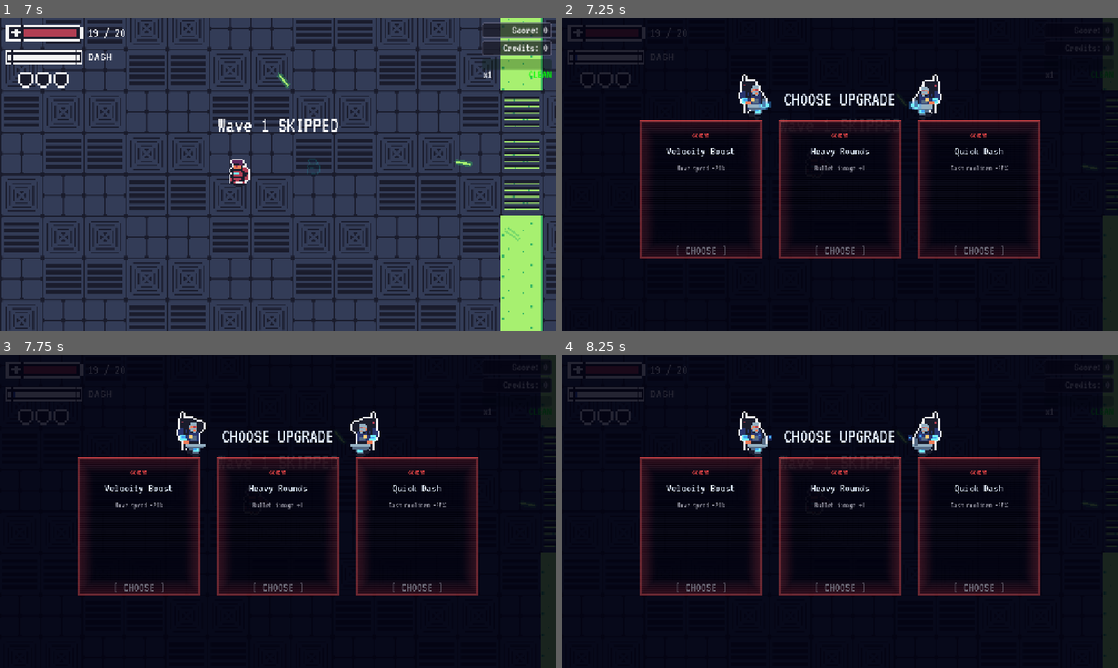
Above: before the commit, frames 1-4 (two rows, left to right).
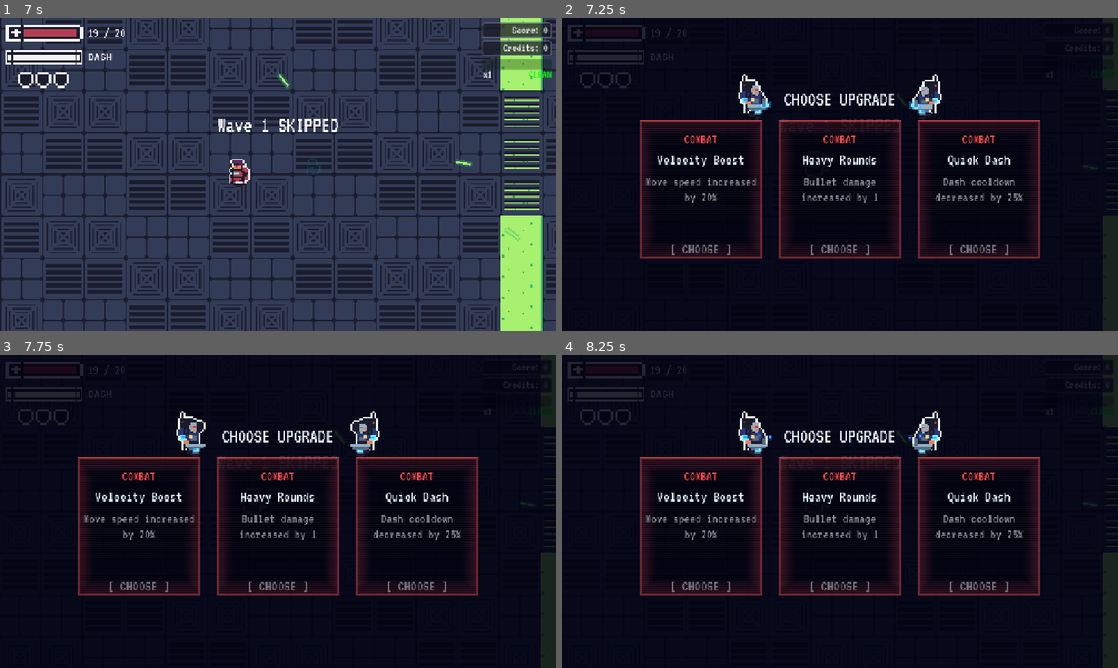
Above: after the commit, the same moments.

Repository: Gubari/ScreenRot
Game: Godot game, scene res://scenes/game.tscn
Two runs of this game, one before a commit and one after it. Both use one fixed random seed, a clock stepped at 60 frames per second and the inputs below. This scene is started directly instead of the project's main scene.
Inputs (mouse positions are in pixels of both pictures, inside the frame that each line leads up to):
- Up to frame 1 (7 s): click ">" at 0.5 s; click "<" at 1.25 s; click "X" at 2 s; tap Enter (ui_accept) at 2.75, 3.02, 3.77, 5.27, 6.02, 6.77 s; move the mouse to (400, 158) at 2.77 s; hold D (move_right) 2.78-3.53 s; tap Shift (dash) at 2.85, 3.8, 4.35, 5.3, 6.8 s; click (400, 158) at 2.92 s; tap Space (defrag) at 3.05, 3.6, 4.55, 5.1, 6.05 s; move the mouse to (166, 190) at 3.52 s; hold S (move_down) 3.53-4.28 s; move the mouse to (333, 105) at 4.27 s; hold D (move_right) 4.28-5.03 s; move the mouse to (250, 237) at 5.02 s; hold W (move_up) 5.03-5.78 s; click (250, 237) at 5.17 s; move the mouse to (444, 221) at 5.77 s; press the mouse at (444, 221) at 5.78 s; hold A (move_left) from 5.78 s (still down); move the mouse to (111, 127) at 6.52 s; release the mouse at (111, 127) at 6.53 s; tap U at 6.6 s
- Up to frame 2 (7.25 s): keep holding A (move_left)
- Up to frame 3 (7.75 s): move the mouse to (305, 511) at 7.27 s; release A (move_left) at 7.28 s; hold S (move_down) from 7.28 s (still down); tap Shift (dash) at 7.35 s; click (305, 511) at 7.42 s; tap Space (defrag) at 7.55 s
- Up to frame 4 (8.25 s): move the mouse to (756, 433) at 8.02 s; release S (move_down) at 8.03 s; hold D (move_right) from 8.03 s (still down); tap Space (defrag) at 8.1 s

Frame 1 is identical in both runs. In frame 2, 2.8% of the frame differs, in the area x 15-83%, y 36-76%; in frame 3, 2.8%; in frame 4, 2.8%.

Commit message:
Igrac2, Defrag Drop Chance fix, Upgrade system adjusted

Diff:
--- a/resources/waves/wave_1.tres
+++ b/resources/waves/wave_1.tres
@@ -36,5 +36,5 @@
 script = ExtResource("1_wave")
 wave_name = ""
 spawn_groups = Array[ExtResource("2_group")]([SubResource("sg1"), SubResource("sg11"), SubResource("Resource_jvv86"), SubResource("Resource_oslit"), SubResource("Resource_dcgi8")])
-defrag_drop_rate = 1.5
+defrag_drop_rate = 0.1
 post_wave_heal_amount = 6
--- a/resources/waves/wave_2.tres
+++ b/resources/waves/wave_2.tres
@@ -50,5 +50,5 @@
 script = ExtResource("1_wave")
 wave_name = ""
 spawn_groups = Array[ExtResource("2_group")]([SubResource("sg1"), SubResource("Resource_hhrcn"), SubResource("Resource_m5487"), SubResource("Resource_6wjg4"), SubResource("Resource_8rwxo"), SubResource("Resource_wu8k0"), SubResource("Resource_txfia")])
-defrag_drop_rate = 1.5
+defrag_drop_rate = 0.15
 post_wave_heal_amount = 6
--- a/resources/waves/wave_3.tres
+++ b/resources/waves/wave_3.tres
@@ -48,5 +48,5 @@
 script = ExtResource("1_wave")
 wave_name = "Wave 3"
 spawn_groups = Array[ExtResource("2_group")]([SubResource("sg1"), SubResource("sg2"), SubResource("sg3"), SubResource("Resource_pn4d1"), SubResource("Resource_ecy8v"), SubResource("Resource_rnfa1"), SubResource("Resource_mt0n0")])
-defrag_drop_rate = 1.5
+defrag_drop_rate = 0.15
 post_wave_heal_amount = 6
--- a/scenes/menus/upgrade_select.tscn
+++ b/scenes/menus/upgrade_select.tscn
@@ -186,7 +186,7 @@
 
 [node name="Category" type="Label" parent="ContentBox/CardContainer/Card1/VBox" unique_id=1526807148]
 layout_mode = 2
-theme_override_font_sizes/font_size = 16
+theme_override_font_sizes/font_size = 32
 horizontal_alignment = 1
 
 [node name="Spacer1b" type="Control" parent="ContentBox/CardContainer/Card1/VBox" unique_id=661308171]
@@ -196,7 +196,7 @@
 [node name="Name" type="Label" parent="ContentBox/CardContainer/Card1/VBox" unique_id=2089728955]
 layout_mode = 2
 theme_override_colors/font_color = Color(0.9, 0.95, 1, 1)
-theme_override_font_sizes/font_size = 28
+theme_override_font_sizes/font_size = 36
 horizontal_alignment = 1
 
 [node name="Spacer2" type="Control" parent="ContentBox/CardContainer/Card1/VBox" unique_id=1015358029]
@@ -207,7 +207,7 @@
 custom_minimum_size = Vector2(260, 60)
 layout_mode = 2
 theme_override_colors/font_color = Color(0.55, 0.55, 0.6, 1)
-theme_override_font_sizes/font_size = 18
+theme_override_font_sizes/font_size = 32
 horizontal_alignment = 1
 autowrap_mode = 2
 
@@ -218,7 +218,7 @@
 [node name="ChooseLabel" type="Label" parent="ContentBox/CardContainer/Card1/VBox" unique_id=2079700391]
 layout_mode = 2
 size_flags_horizontal = 4
-theme_override_font_sizes/font_size = 30
+theme_override_font_sizes/font_size = 36
 text = "[ CHOOSE ]"
 horizontal_alignment = 1
 
@@ -259,7 +259,7 @@
 
 [node name="Category" type="Label" parent="ContentBox/CardContainer/Card2/VBox" unique_id=1290184558]
 layout_mode = 2
-theme_override_font_sizes/font_size = 16
+theme_override_font_sizes/font_size = 32
 horizontal_alignment = 1
 
 [node name="Spacer1b" type="Control" parent="ContentBox/CardContainer/Card2/VBox" unique_id=366095703]
@@ -269,7 +269,7 @@
 [node name="Name" type="Label" parent="ContentBox/CardContainer/Card2/VBox" unique_id=362500157]
 layout_mode = 2
 theme_override_colors/font_color = Color(0.9, 0.95, 1, 1)
-theme_override_font_sizes/font_size = 28
+theme_override_font_sizes/font_size = 36
 horizontal_alignment = 1
 
 [node name="Spacer2" type="Control" parent="ContentBox/CardContainer/Card2/VBox" unique_id=691755206]
@@ -280,7 +280,7 @@
 custom_minimum_size = Vector2(260, 60)
 layout_mode = 2
 theme_override_colors/font_color = Color(0.55, 0.55, 0.6, 1)
-theme_override_font_sizes/font_size = 18
+theme_override_font_sizes/font_size = 32
 horizontal_alignment = 1
 autowrap_mode = 2
 
@@ -291,7 +291,7 @@
 [node name="ChooseLabel" type="Label" parent="ContentBox/CardContainer/Card2/VBox" unique_id=1819252251]
 layout_mode = 2
 size_flags_horizontal = 4
-theme_override_font_sizes/font_size = 30
+theme_override_font_sizes/font_size = 36
 text = "[ CHOOSE ]"
 horizontal_alignment = 1
 
@@ -332,7 +332,7 @@
 
 [node name="Category" type="Label" parent="ContentBox/CardContainer/Card3/VBox" unique_id=605303910]
 layout_mode = 2
-theme_override_font_sizes/font_size = 16
+theme_override_font_sizes/font_size = 32
 horizontal_alignment = 1
 
 [node name="Spacer1b" type="Control" parent="ContentBox/CardContainer/Card3/VBox" unique_id=1011774242]
@@ -342,7 +342,7 @@
 [node name="Name" type="Label" parent="ContentBox/CardContainer/Card3/VBox" unique_id=1455639862]
 layout_mode = 2
 theme_override_colors/font_color = Color(0.9, 0.95, 1, 1)
-theme_override_font_sizes/font_size = 28
+theme_override_font_sizes/font_size = 36
 horizontal_alignment = 1
 
 [node name="Spacer2" type="Control" parent="ContentBox/CardContainer/Card3/VBox" unique_id=624496276]
@@ -353,7 +353,7 @@
 custom_minimum_size = Vector2(260, 60)
 layout_mode = 2
 theme_override_colors/font_color = Color(0.55, 0.55, 0.6, 1)
-theme_override_font_sizes/font_size = 18
+theme_override_font_sizes/font_size = 32
 horizontal_alignment = 1
 autowrap_mode = 2
 
@@ -364,7 +364,7 @@
 [node name="ChooseLabel" type="Label" parent="ContentBox/CardContainer/Card3/VBox" unique_id=1745976227]
 layout_mode = 2
 size_flags_horizontal = 4
-theme_override_font_sizes/font_size = 30
+theme_override_font_sizes/font_size = 36
 text = "[ CHOOSE ]"
 horizontal_alignment = 1
 
--- a/scripts/enemies/enemy_base.gd
+++ b/scripts/enemies/enemy_base.gd
@@ -204,10 +204,9 @@
 
 
 func _try_drop_defrag() -> bool:
-	var chance := defrag_drop_chance
+	var chance: float = _get_drop_rates().defrag
 	if player and "upgrade_defrag_drop_bonus" in player:
 		chance += player.upgrade_defrag_drop_bonus
-	chance *= _get_drop_rates().defrag
 	if randf() < chance:
 		var scene: PackedScene = preload("res://scenes/effects/defrag_pickup.tscn")
 		var pickup = scene.instantiate()
--- a/scripts/managers/game_manager.gd
+++ b/scripts/managers/game_manager.gd
@@ -463,8 +463,8 @@
 		"velocity_boost":
 			player.move_speed *= 1.20
 		"armor_plating":
-			player.max_hp += 1
-			player.current_hp += 1
+			player.max_hp += 5
+			player.current_hp += 5
 			_on_player_damaged(player.current_hp)
 		"double_shot":
 			player.upgrade_double_shot = true
--- a/scripts/managers/wave_data.gd
+++ b/scripts/managers/wave_data.gd
@@ -9,9 +9,9 @@
 ## Low values (e.g. 5) = spawn right on the player. 0 = use default (600).
 @export var spawn_radius: float = 0.0
 ## Multiplier for coin drop chance this wave. 1.0 = default, 0.3 = 70% less.
-@export_range(0.0, 2.0, 0.05) var coin_drop_rate: float = 1.0
-## Multiplier for defrag drop chance this wave. 1.0 = default, 0.6 = 40% less.
-@export_range(0.0, 2.0, 0.05) var defrag_drop_rate: float = 1.0
+@export_range(0.0, 1.0, 0.05) var coin_drop_rate: float = 1.0
+## Chance for defrag drop this wave. 1.0 = 100%, 0.0 = never.
+@export_range(0.0, 1.0, 0.05) var defrag_drop_rate: float = 1.0
 ## Flat HP amount restored right after this wave is cleared.
 @export_range(0, 20, 1) var post_wave_heal_amount: int = 0
 ## Seconds to wait after this wave is cleared before showing upgrades.
--- a/scripts/managers/wave_manager.gd
+++ b/scripts/managers/wave_manager.gd
@@ -89,7 +89,7 @@
 ## Returns the coin drop rate multiplier for the given wave.
 func get_coin_drop_rate(wave_number: int) -> float:
 	if is_endless_mode:
-		return 0.3  # 70% reduction in endless mode
+		return 0.3
 	if waves.is_empty():
 		return 1.0
 	var index := clampi(wave_number - 1, 0, waves.size() - 1)
@@ -98,9 +98,9 @@
 ## Returns the defrag drop rate multiplier for the given wave.
 func get_defrag_drop_rate(wave_number: int) -> float:
 	if is_endless_mode:
-		if wave_number > 9:
-			return 0.6  # 40% reduction after wave 9
-		return 1.0
+		if wave_number > 10:
+			return 0.07
+		return 0.15
 	if waves.is_empty():
 		return 1.0
 	var index := clampi(wave_number - 1, 0, waves.size() - 1)
@@ -145,7 +145,7 @@
 ## Returns the flat HP amount restored when this wave is cleared.
 func get_post_wave_heal_amount(wave_number: int) -> int:
 	if is_endless_mode:
-		return 0
+		return 6
 	if waves.is_empty():
 		return 0
 	var index := clampi(wave_number - 1, 0, waves.size() - 1)
--- a/scripts/map/map_generator.gd
+++ b/scripts/map/map_generator.gd
@@ -30,8 +30,6 @@
 		return marker.global_position
 	# Fallback: center of map
 	return _map_rect.position + _map_rect.size / 2.0
-	# Return world position: map center offset by this node's global position
-	return global_position + Vector2(_map_rect.size.x / 2.0, _map_rect.size.y / 2.0)
 
 
 func _cell_from_world(world_pos: Vector2) -> Vector2i:
--- a/scripts/menus/upgrade_select.gd
+++ b/scripts/menus/upgrade_select.gd
@@ -7,18 +7,18 @@
 
 const UPGRADE_POOL: Array = [
 	# Combat upgrades
-	{"id": "rapid_fire", "name": "Rapid Fire", "desc": "Fire rate +25%", "category": "combat"},
-	{"id": "heavy_rounds", "name": "Heavy Rounds", "desc": "Bullet damage +1", "category": "combat"},
-	{"id": "velocity_boost", "name": "Velocity Boost", "desc": "Move speed +20%", "category": "combat"},
-	{"id": "armor_plating", "name": "Armor Plating", "desc": "Max HP +1 i odmah heal", "category": "combat"},
-	{"id": "double_shot", "name": "Double Shot", "desc": "Ispaljuje 2 metka jedan za drugim", "category": "combat"},
+	{"id": "rapid_fire", "name": "Rapid Fire", "desc": "Fire rate increased by 25%", "category": "combat"},
+	{"id": "heavy_rounds", "name": "Heavy Rounds", "desc": "Bullet damage increased by 1", "category": "combat"},
+	{"id": "velocity_boost", "name": "Velocity Boost", "desc": "Move speed increased by 20%", "category": "combat"},
+	{"id": "armor_plating", "name": "Armor Plating", "desc": "Max HP & Current HP increased by 5", "category": "combat"},
+	{"id": "double_shot", "name": "Double Shot", "desc": "Shoots 2 bullets one after another", "category": "combat"},
 	# Debris / Defrag upgrades
-	{"id": "lucky_drops", "name": "Lucky Drops", "desc": "Defrag drop sansa +10%", "category": "defrag"},
-	{"id": "extended_pickup", "name": "Extended Pickup", "desc": "Pickup traje 8s umesto 5s", "category": "defrag"},
-	{"id": "strong_defrag", "name": "Strong Defrag", "desc": "Pickup cisti 50% umesto 35%", "category": "defrag"},
-	{"id": "clean_kill", "name": "Clean Kill", "desc": "15% sanse da kill ne ostavi debris", "category": "defrag"},
+	{"id": "lucky_drops", "name": "Lucky Drops", "desc": "Defrag drop chance increased by 10%", "category": "defrag"},
+	{"id": "extended_pickup", "name": "Extended Defrag Pickup", "desc": "Defrag stays on the floor for 3 more seconds", "category": "defrag"},
+	{"id": "strong_defrag", "name": "Stronger Defrag", "desc": "Defrag clears 15% more debris", "category": "defrag"},
+	{"id": "clean_kill", "name": "Clean Kill", "desc": "15% chance to leave no debris on kill", "category": "defrag"},
 	# Movement upgrade
-	{"id": "quick_dash", "name": "Quick Dash", "desc": "Dash cooldown -25%", "category": "combat"},
+	{"id": "quick_dash", "name": "Quick Dash", "desc": "Dash cooldown decreased by 25%", "category": "combat"},
 ]
 
 const CATEGORY_COLORS: Dictionary = {
